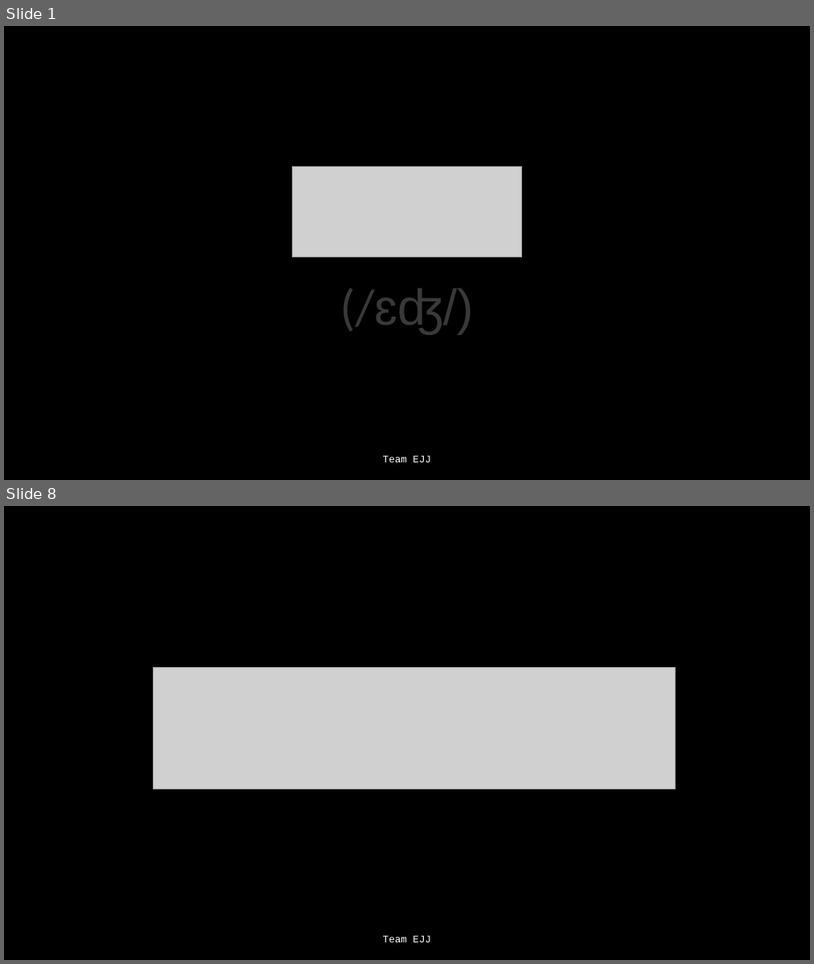
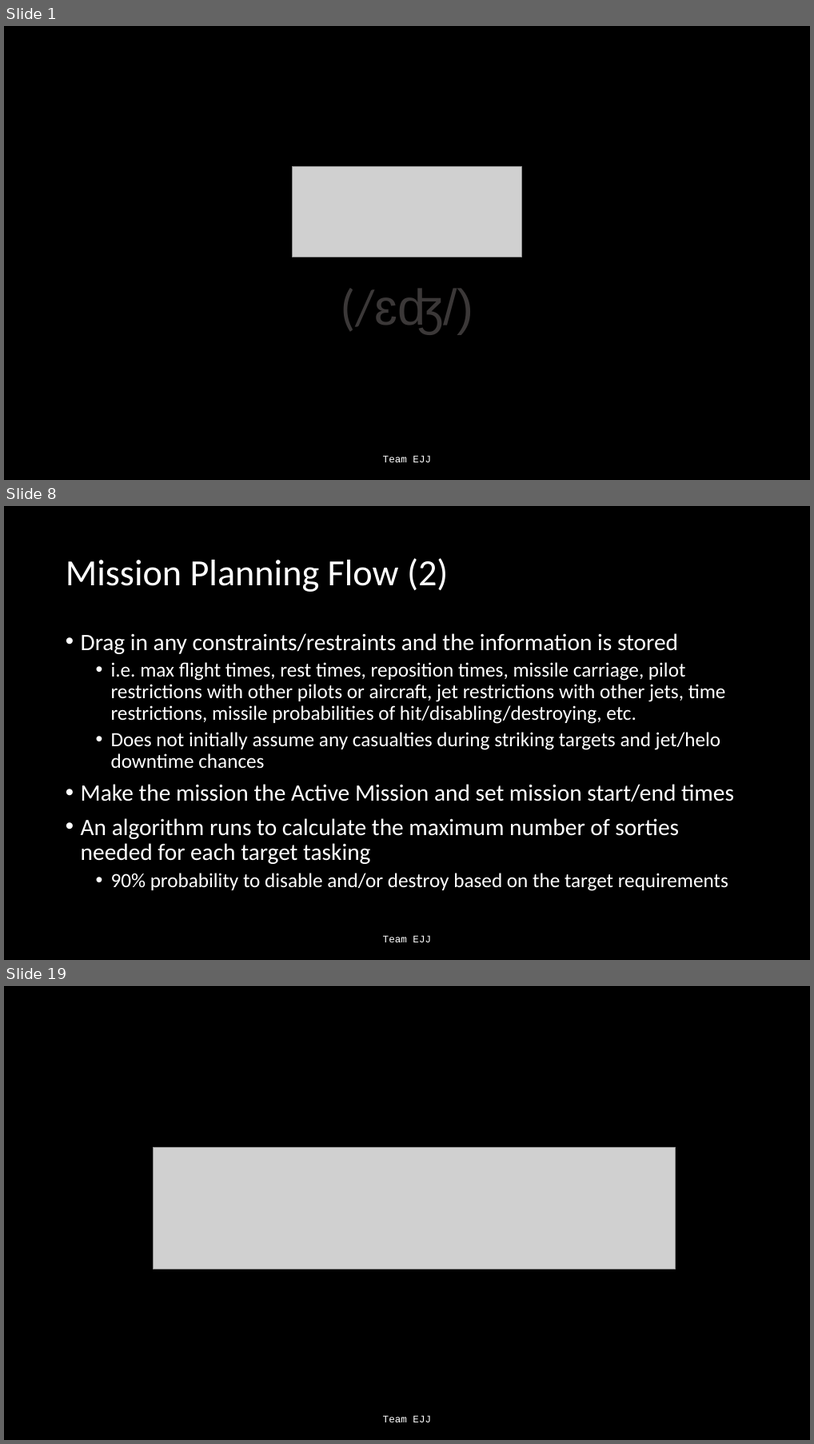
Before and after one commit to Jonathan805/RestrictedPlanning, a slide deck: TeamEJJ.pptx. Shown one above the other, each under a label of ours: slides 1 and 8 before the commit, slides 1, 8 and 19 after it; the slides between them are not shown. The pictures are 814x964 and 814x1444 pixels, drawn with LibreOffice and Linux fonts; fonts in the diff are those of the drawing; grey boxes stand for pictures. Boxes give left, top, right and bottom in pixels: in the first picture for what was removed or moved away, otherwise in the second. Text is boxed around its words. In the diff, an @@ line names an element or a change of style, - is before the commit and + after.

```diff
--- a/TeamEJJ.pptx
+++ b/TeamEJJ.pptx
@@ slide 8 added at bbox=[4, 506, 810, 960], background #000000 @@
@@ title added at bbox=[66, 558, 448, 592], 44 pt, text #FFFFFF @@
+Mission Planning Flow (2)
@@ text added at bbox=[81, 633, 734, 891], 24 pt, text #FFFFFF @@
+• Drag in any constraints/restraints and the information is stored
+  • i.e. max flight times, rest times, reposition times, missile carriage, pilot restrictions with other pilots or aircraft, jet restrictions with other jets, time restrictions, missile probabilities of hit/disabling/destroying, etc.
+  • Does not initially assume any casualties during striking targets and jet/helo downtime chances
+• Make the mission the Active Mission and set mission start/end times
+• An algorithm runs to calculate the maximum number of sorties needed for each target tasking
+  • 90% probability to disable and/or destroy based on the target requirements
@@ text added at bbox=[383, 935, 431, 942], 12 pt, text #FFFFFF @@
+Team EJJ
@@ what was slide 8 is now slide 19 @@
```
Also in this commit, not shown: 7 slides changed, 10 other slides added.
